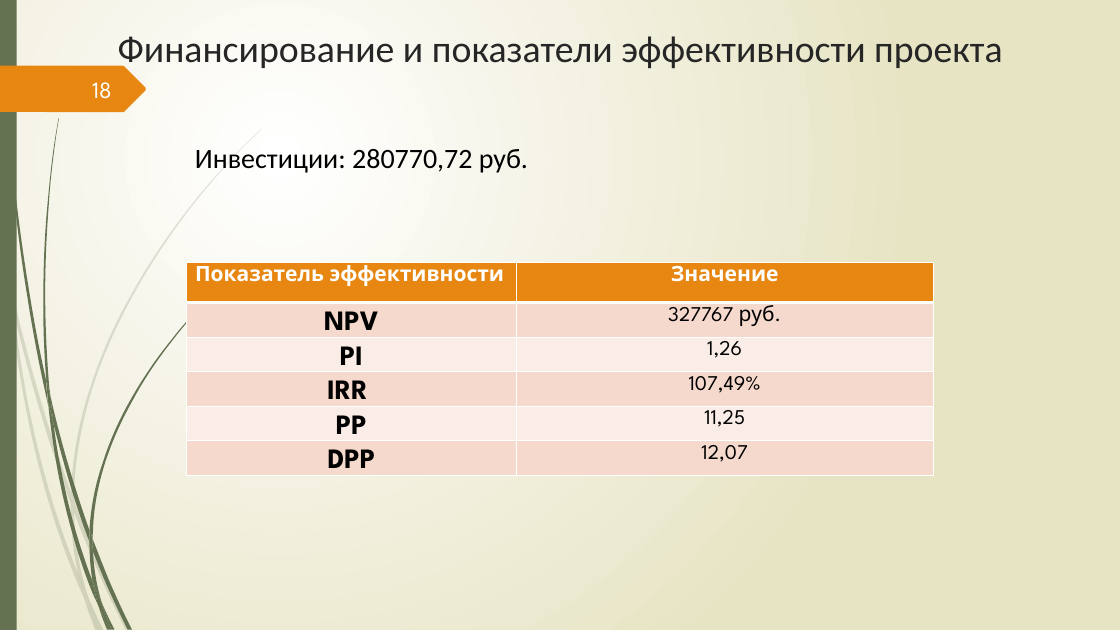
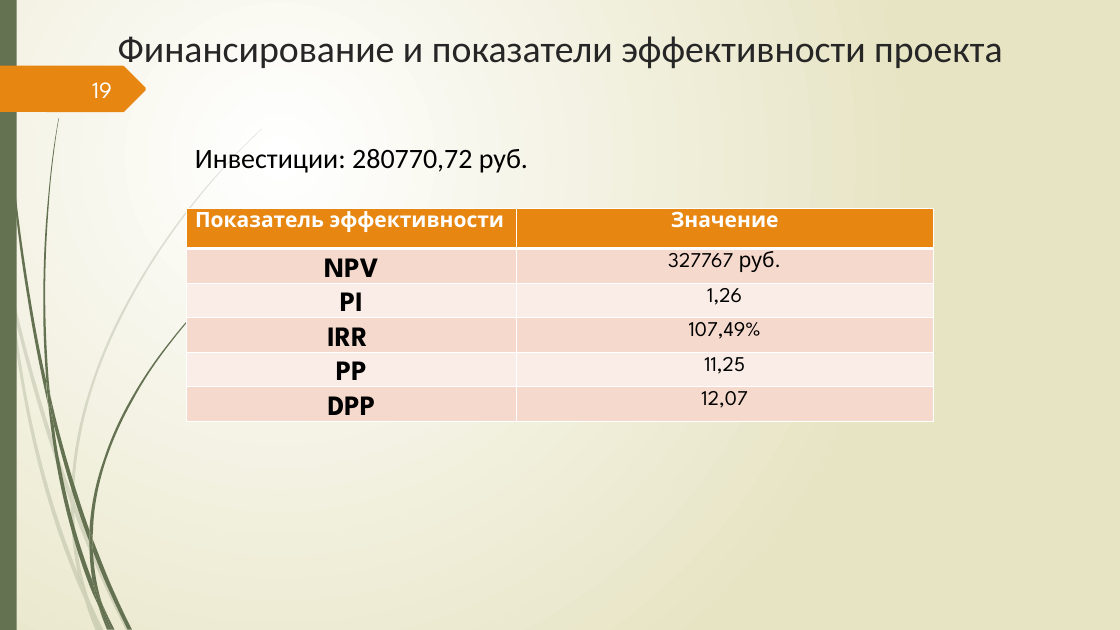
Before and after one commit to Csar9000/Quality-of-life-assessment-system, a slide deck: slide 19 of Документы/Презентация ВКР.pptx (slide 18 before the commit). Drawn at 1120x630 pixels with LibreOffice and Linux fonts; fonts in the diff are those of the drawing. Boxes give left, top, right and bottom in pixels: in the first picture for what was removed or moved away, otherwise in the second. Text is boxed around its words. In the diff, an @@ line names an element or a change of style, - is before the commit and + after.

```diff
--- a/Документы/Презентация ВКР.pptx
+++ b/Документы/Презентация ВКР.pptx
@@ page number at (92,82,112,98): text changed @@
-18
+19
@@ table: place and size @@
-table at (187,263,933,480)
+table at (187,209,933,426)
```
Also in this commit, not shown: 10 other slides changed, 2 slides added, 2 other files.
